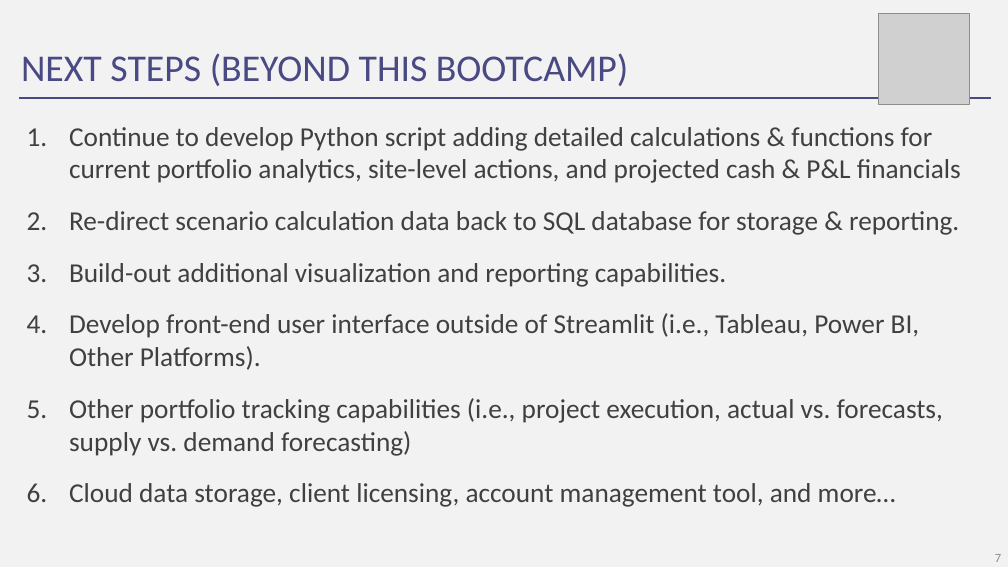
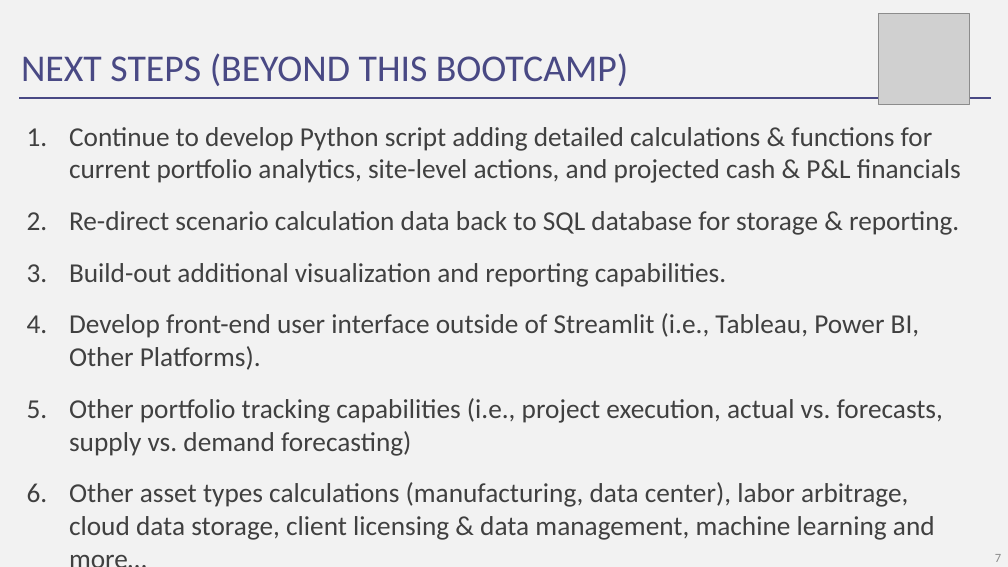
Before and after one commit to nbaronti/Real-Estate-Portfolio-Tool, a slide deck: slide 8 of Real Estate Portfolio Tool.pptx. Drawn at 1008x567 pixels with LibreOffice and Linux fonts; fonts in the diff are those of the drawing; grey boxes stand for pictures. Boxes give left, top, right and bottom in pixels: in the first picture for what was removed or moved away, otherwise in the second. Text is boxed around its words. In the diff, an @@ line names an element or a change of style, - is before the commit and + after.

```diff
--- a/Real Estate Portfolio Tool.pptx
+++ b/Real Estate Portfolio Tool.pptx
@@ text at bbox=[69, 482, 935, 540]: text changed @@
-6. Cloud data storage, client licensing, account management tool, and more…
+6. Other asset types calculations (manufacturing, data center), labor arbitrage, cloud data storage, client licensing & data management, machine learning and more…
```
Also in this commit, not shown: 1 other slide changed, 1 other file.
